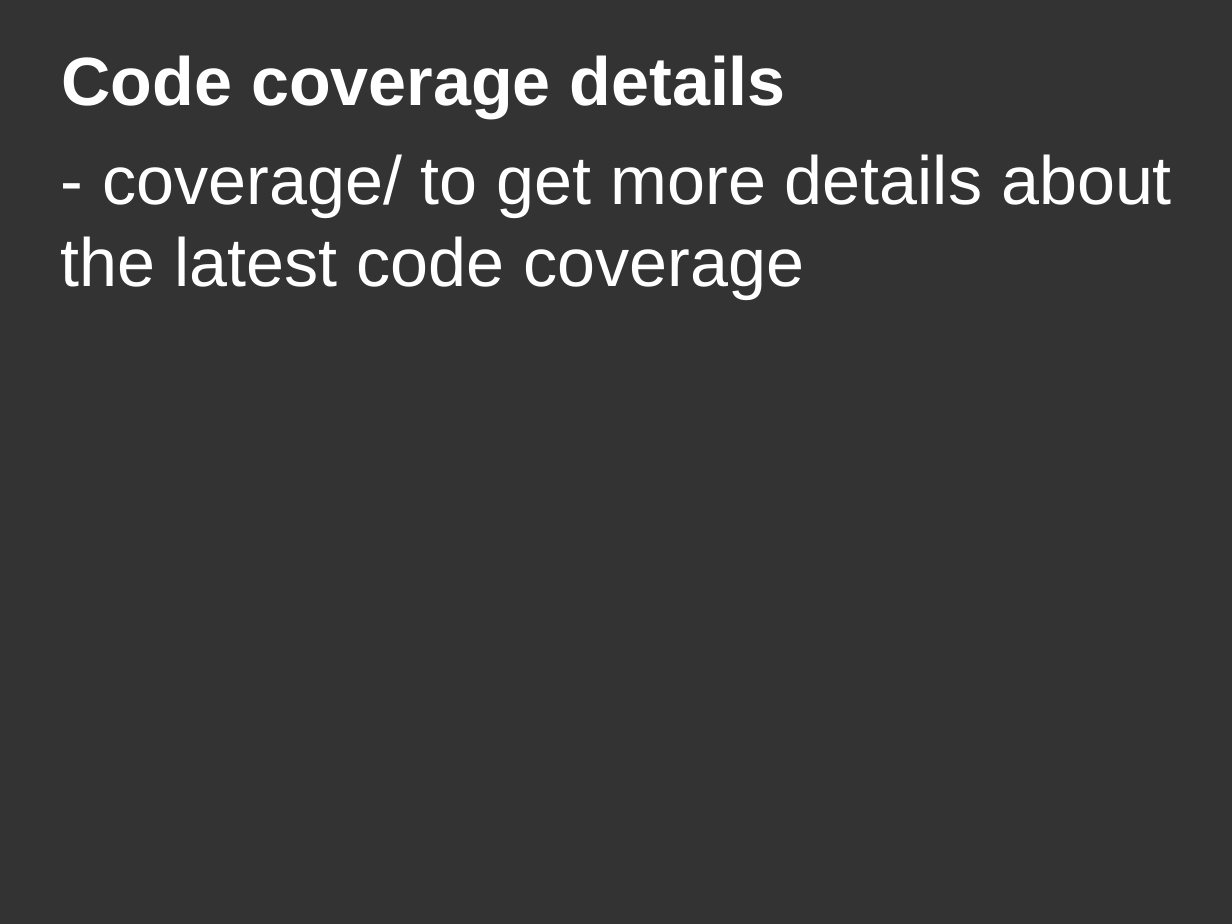
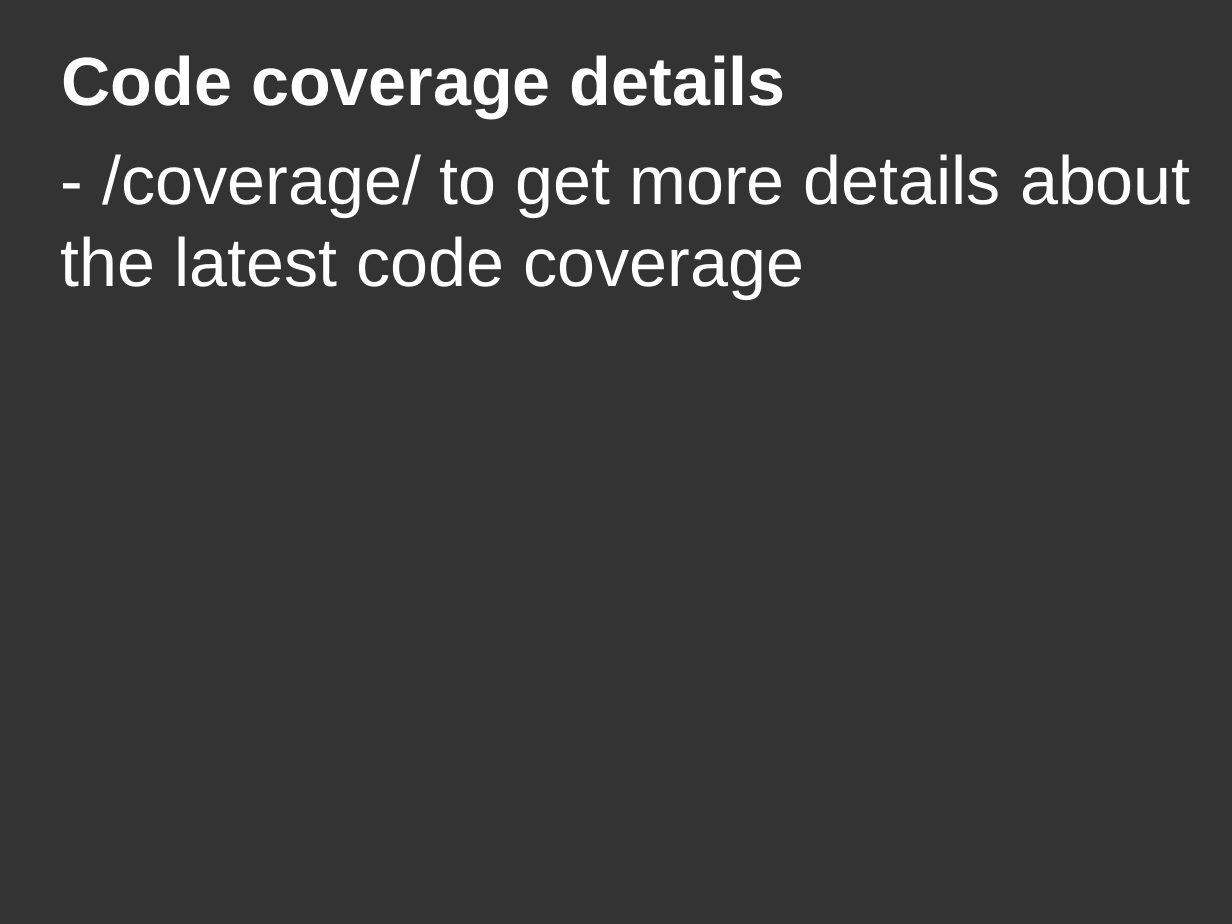
Before and after one commit to DanYellow/presentations, a slide deck: slide 22 of unit-tests/presentation.odp. Drawn at 1232x924 pixels with LibreOffice and Linux fonts; fonts in the diff are those of the drawing. Boxes give left, top, right and bottom in pixels: in the first picture for what was removed or moved away, otherwise in the second. Text is boxed around its words. In the diff, an @@ line names an element or a change of style, - is before the commit and + after.

```diff
--- a/unit-tests/presentation.odp
+++ b/unit-tests/presentation.odp
@@ title at (61,154,1191,298): text changed @@
-- coverage/ to get more details about the latest code coverage
+- /coverage/ to get more details about the latest code coverage
```
Also in this commit, not shown: 5 other slides changed, 2 slides added, 4 other files.
